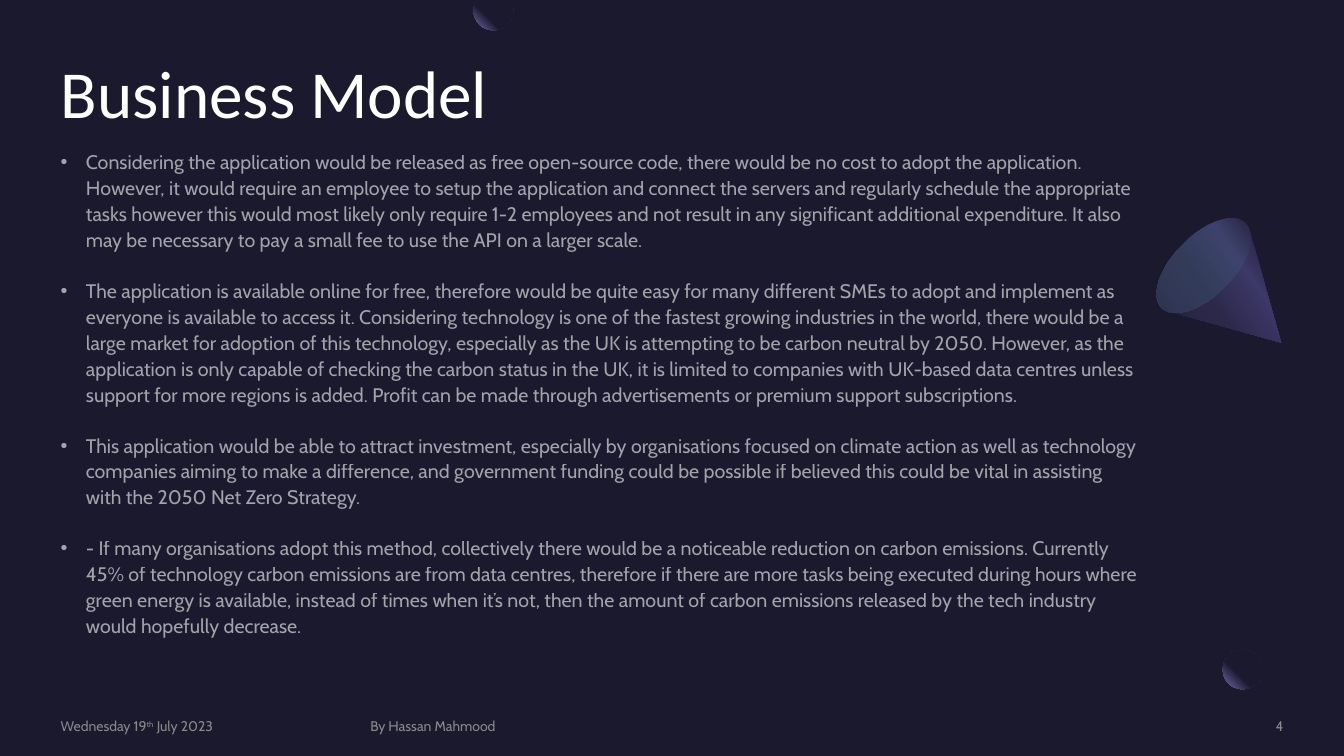
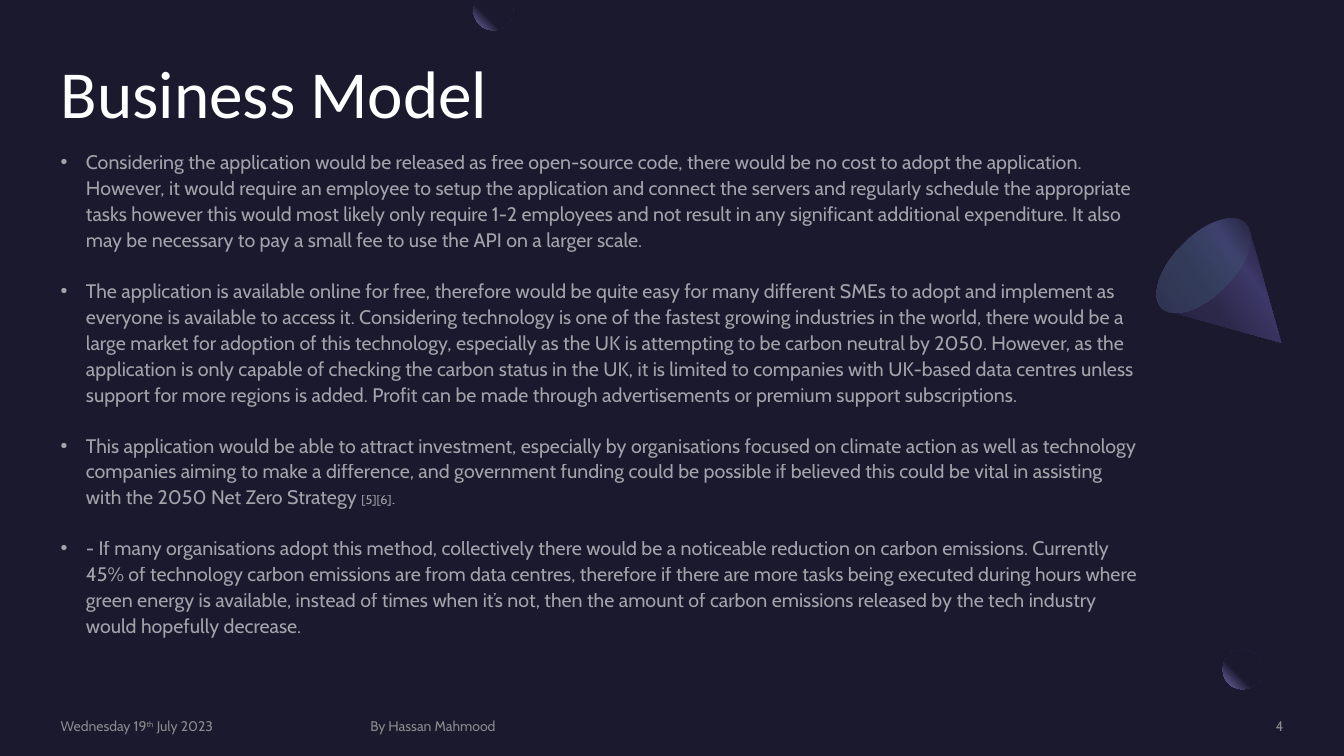
Before and after one commit to HassanWasHere/IEUK, a slide deck: slide 4 of EnergyScheduler.pptx. Drawn at 1344x756 pixels with LibreOffice and Linux fonts; fonts in the diff are those of the drawing. Boxes give left, top, right and bottom in pixels: in the first picture for what was removed or moved away, otherwise in the second. Text is boxed around its words. In the diff, an @@ line names an element or a change of style, - is before the commit and + after.

```diff
--- a/EnergyScheduler.pptx
+++ b/EnergyScheduler.pptx
@@ text at [86,438,1136,509]: text changed @@
-• This application would be able to attract investment, especially by organisations focused on climate action as well as technology companies aiming to make a difference, and government funding could be possible if believed this could be vital in assisting with the 2050 Net Zero Strategy.
+• This application would be able to attract investment, especially by organisations focused on climate action as well as technology companies aiming to make a difference, and government funding could be possible if believed this could be vital in assisting with the 2050 Net Zero Strategy [5][6].
```
Also in this commit, not shown: 2 other slides changed, 1 other file.
